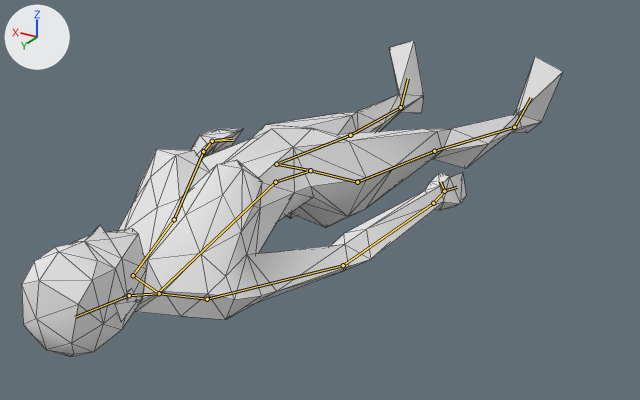
What one commit did to the Blender file Art/newCharacters/femaleAdjustedAnimated.blend.
Both versions are drawn from a 50 mm camera at (-3.64, 9.43, 2.71) aimed at (-0.2, 3.7, -0.15). The axes (+X, +Y, +Z) are drawn at upper left. The lights are the same throughout. Both versions are drawn at the pose saved in each file; the numbers are the values there. The bones that bend it are drawn over the model as lines. Mesh edges are drawn as thin lines.
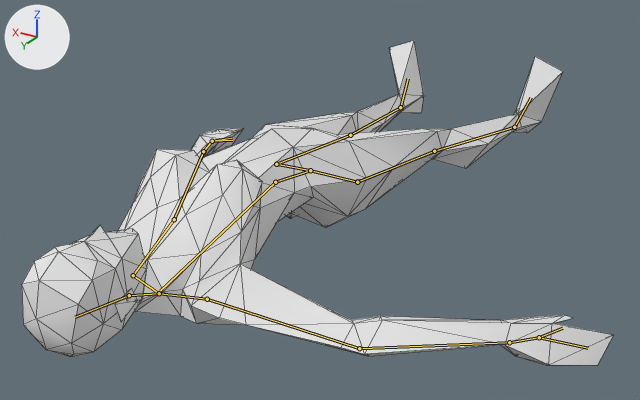
What differs and where, as boxes [x1, y1, x2, y2] in the pictures (640 x 400 px):
'Cylinder.002', posed (9% wider)
    before: [22, 41, 563, 357]
    after: [22, 41, 614, 366]
bone 'UpperArm_R', root to tip
    before: (207, 299) to (343, 265)
    after: (207, 299) to (359, 348)

Diff of the bpy script that builds the scene:
```diff
--- a/Art/newCharacters/femaleAdjustedAnimated.blend.py
+++ b/Art/newCharacters/femaleAdjustedAnimated.blend.py
@@ bone_upperarm_r @@
 bone_upperarm_r = bpy.data.objects['Armature'].pose.bones['UpperArm_R']  # child of 'Shoulder_R'
-bone_upperarm_r.rotation_quaternion = (1.0, 0.0, 0.0, 0.0)  # degrees (0, 0, 0)
+bone_upperarm_r.rotation_quaternion = (0.865, 0.14, 0.032, -0.48)  # degrees (12, 11, -57)
```
